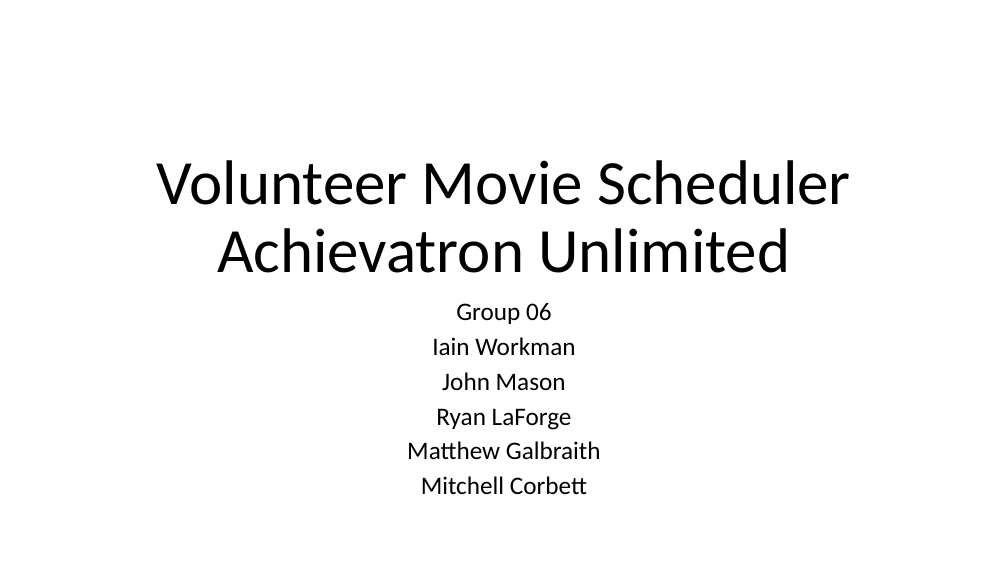
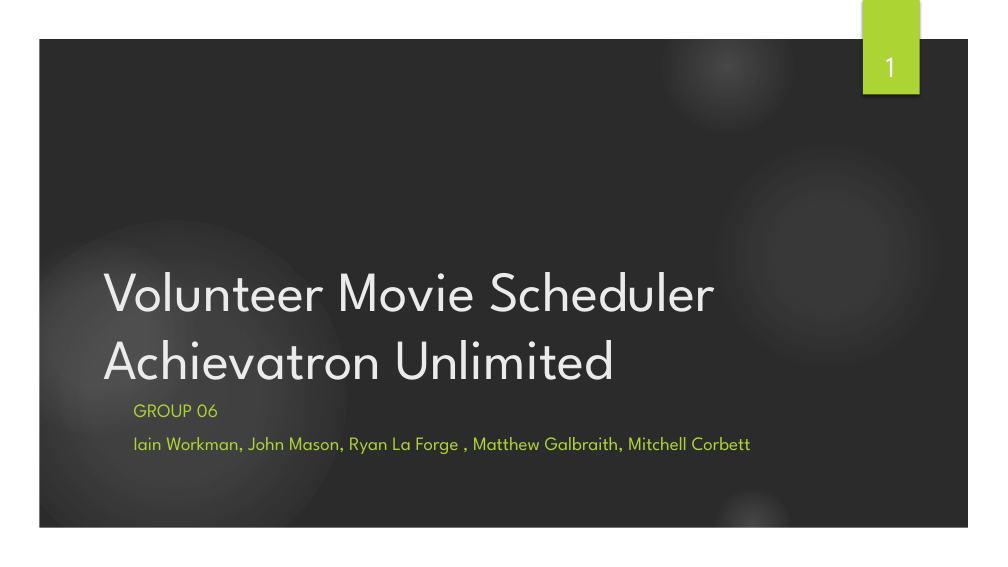
Before and after one commit to ipw969/370Project, a slide deck: slide 1 of Documentation/Final Project Presentation/Achievatron Final Presentation.pptx. Drawn at 1008x567 pixels with LibreOffice and Linux fonts; fonts in the diff are those of the drawing; background and template pictures are left out; a plain dark background stands for a picture behind light text. Boxes give left, top, right and bottom in pixels: in the first picture for what was removed or moved away, otherwise in the second. Text is boxed around its words. In the diff, an @@ line names an element or a change of style, - is before the commit and + after.

```diff
--- a/Documentation/Final Project Presentation/Achievatron Final Presentation.pptx
+++ b/Documentation/Final Project Presentation/Achievatron Final Presentation.pptx
@@ background #FFFFFF to picture (left out) @@
@@ group added at [0, 0, 1008, 567]: 5 ellipses, 1 freeform shape @@
@@ rectangle added at [863, 0, 920, 95], fill #ACD433 @@
@@ page number added at [886, 57, 895, 77], 28 pt, text #FFFFFF @@
+1
@@ title "Volunteer Movie Scheduler Achievatron Unlimited": place and size @@
-title "Volunteer Movie Scheduler Achievatron Unlimited" at [156, 160, 851, 273]
+title "Volunteer Movie Scheduler Achievatron Unlimited" at [103, 272, 715, 380]
@@ title "Volunteer Movie Scheduler Achievatron Unlimited" at [103, 272, 715, 380]: size 60 to 54 pt, font Calibri to League Spartan, text colour #000000 to #EBEBEB; alignment centre to left; line spacing 0.9 to 1 @@
@@ subtitle at [134, 404, 751, 454]: text changed; size 24 to 18 pt; font Calibri to League Spartan; text colour #000000 to #ACD433 @@
-Group 06
-Iain Workman
-John Mason
-Ryan LaForge
-Matthew Galbraith
-Mitchell Corbett
+GROUP 06
+Iain Workman, John Mason, Ryan La Forge , Matthew Galbraith, Mitchell Corbett
```
Also in this commit, not shown: 7 other slides changed, 6 slides added, 5 slides removed.
